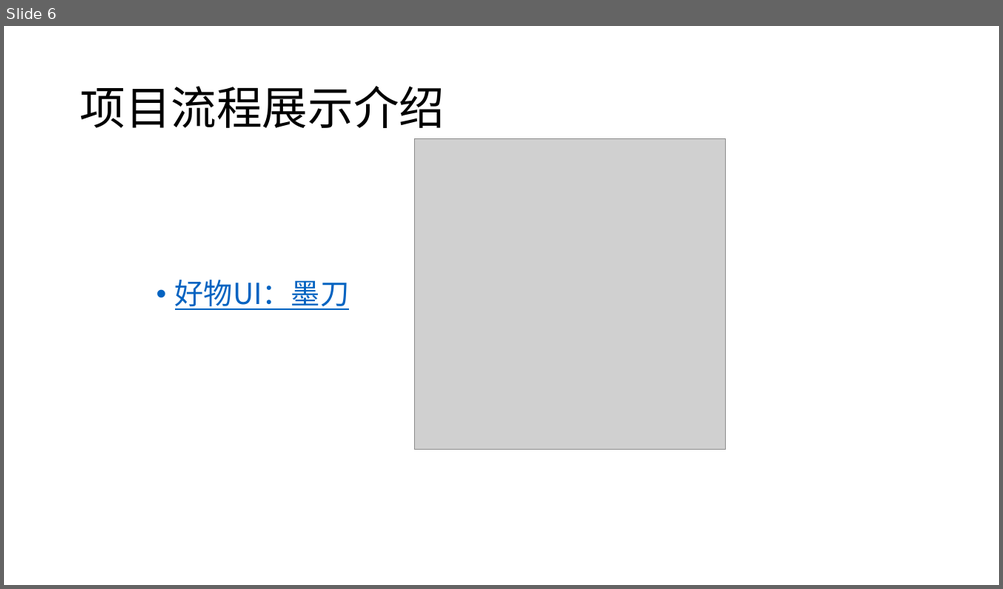
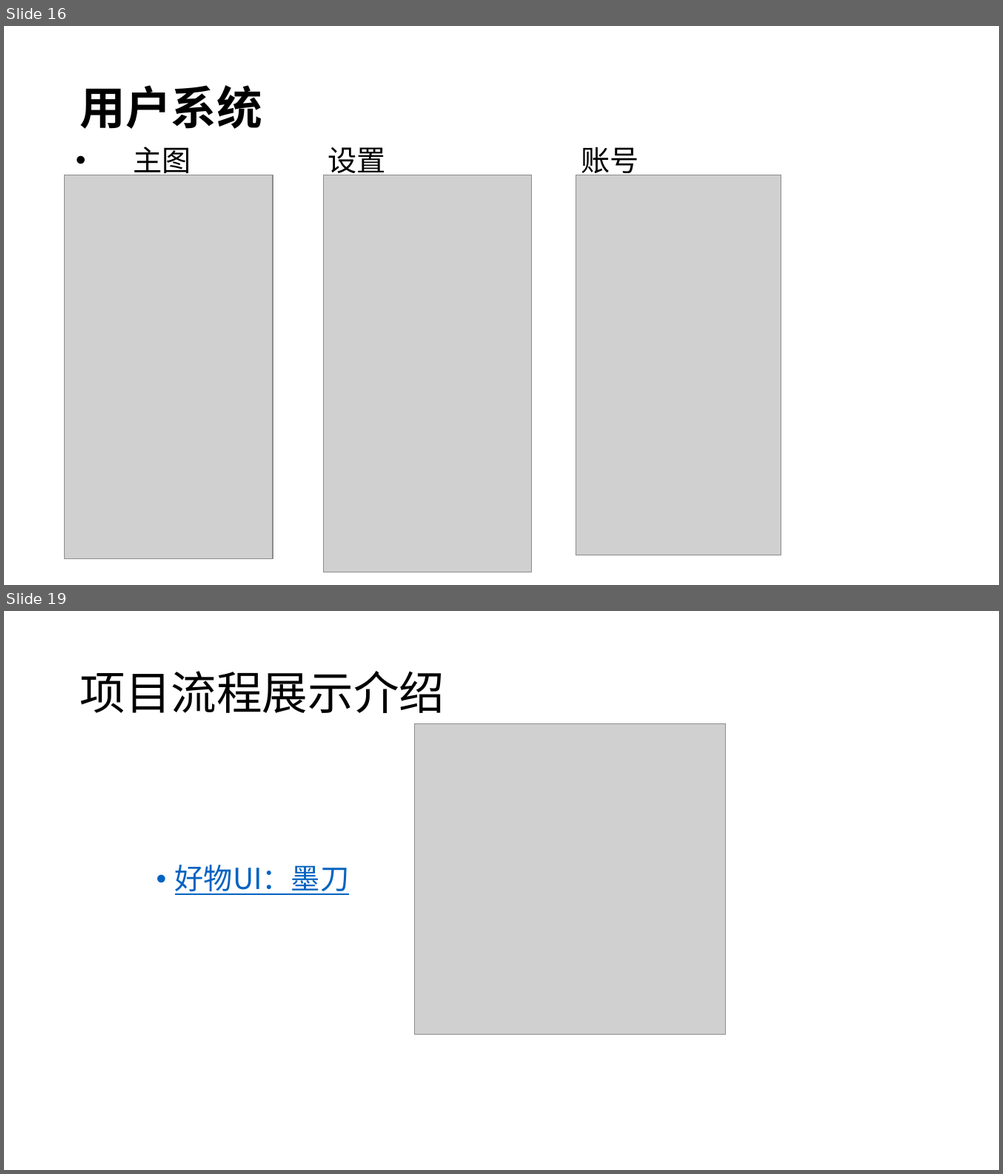
Before and after one commit to Android-Good-Goods/-, a slide deck: design/好物.pptx. Shown one above the other, each under a label of ours: slide 6 before the commit, slides 16 and 19 after it; the slides between them are not shown. The pictures are 1003x589 and 1003x1174 pixels, drawn with LibreOffice and Linux fonts; fonts in the diff are those of the drawing; grey boxes stand for pictures. Boxes give left, top, right and bottom in pixels: in the first picture for what was removed or moved away, otherwise in the second. Text is boxed around its words. In the diff, an @@ line names an element or a change of style, - is before the commit and + after.

```diff
--- a/design/好物.pptx
+++ b/design/好物.pptx
@@ slide 16 added at box(4, 26, 999, 585), background #FFFFFF @@
@@ title added at box(79, 85, 262, 129), 44 pt, text #000000, bold @@
+用户系统
@@ text added at box(134, 147, 638, 179), 28 pt, text #000000 @@
+• 主图 设置 账号
@@ picture added at box(65, 175, 273, 560) @@
@@ picture added at box(324, 175, 532, 573) @@
@@ picture added at box(576, 175, 781, 556) @@
@@ what was slide 6 is now slide 19 @@
```
Also in this commit, not shown: 3 slides changed, 12 other slides added.
